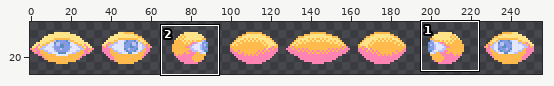
Sprite sheet, stored at res/textures/entities/swarm.png. The picture above shows the old version from afar; the outline marks the close-up.
Close-up. The starting point:
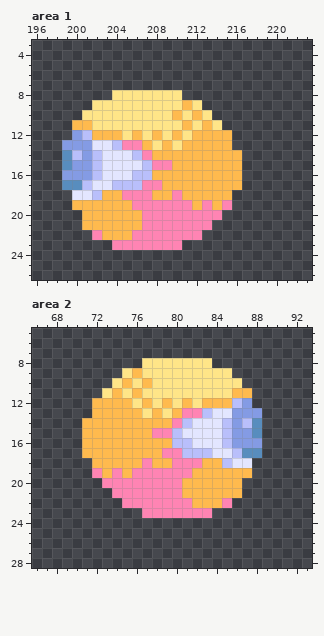
The file is 256x32 pixels. Shown: area 1: x 196..223, y 3..26; area 2: x 66..93, y 5..28. The wide view leaves out empty margins.
Once edited:
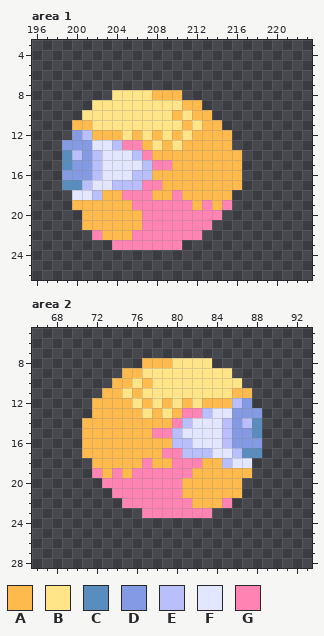
Palette (. is transparent): A #ffba4e  B #ffe588  C #588dbe  D #849be4  E #b9bffb  F #e3e6ff  G #ff84b3
Edits made:
--- area 1
@@ x 206..216 @@
  7 ...........
- 8 BBBBB......
- 9 BBBBBAB....
-10 BBBBABAB...
-11 BBBBBABAB..
+ 8 BBAAA......
+ 9 BBBBBAA....
+10 BBBBABAA...
+11 BBBBBABAA..
 12 ABABABAAAA.
--- area 2
@@ x 71..81 @@
  7 ...........
- 8 ......BBBBB
- 9 ....BABBBBB
-10 ...BABABBBB
-11 ..BABABBBBB
+ 8 ......AAABB
+ 9 ....AABBBBB
+10 ...AABABBBB
+11 ..AABABBBBB
 12 .AAAABABABA
